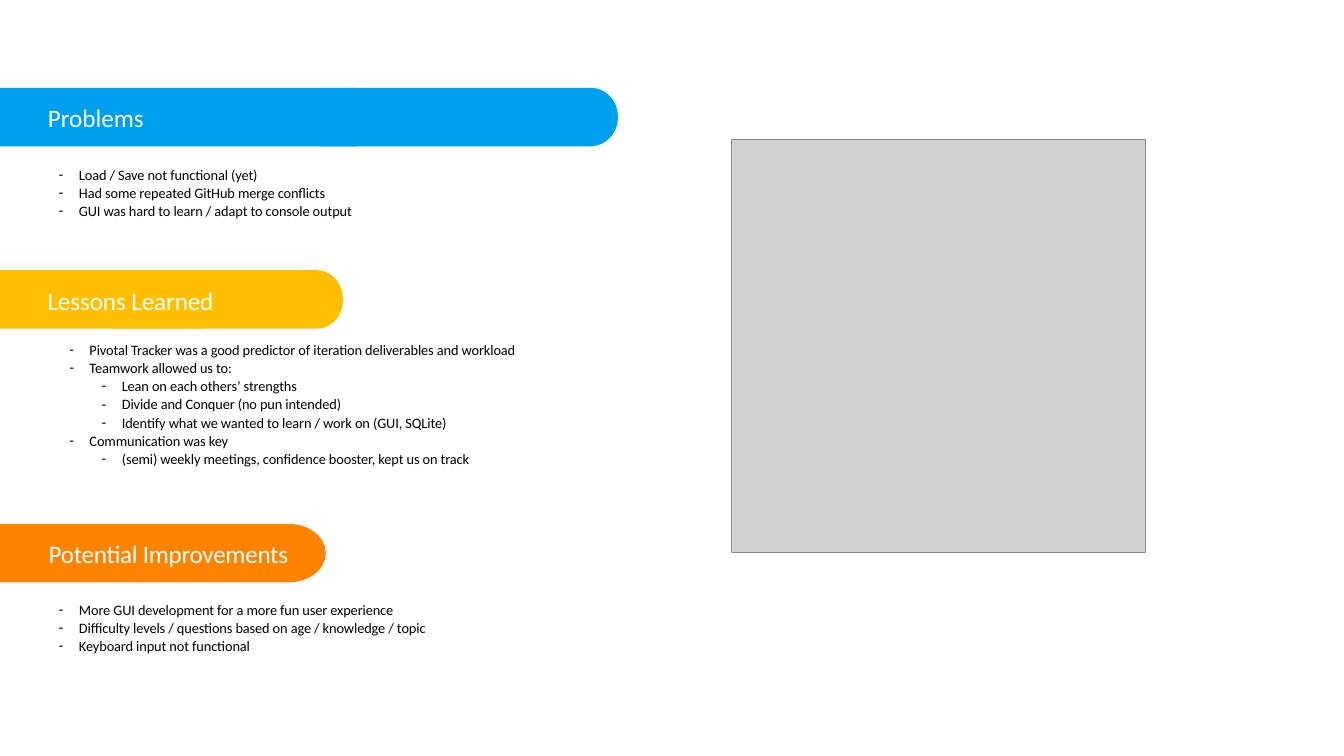
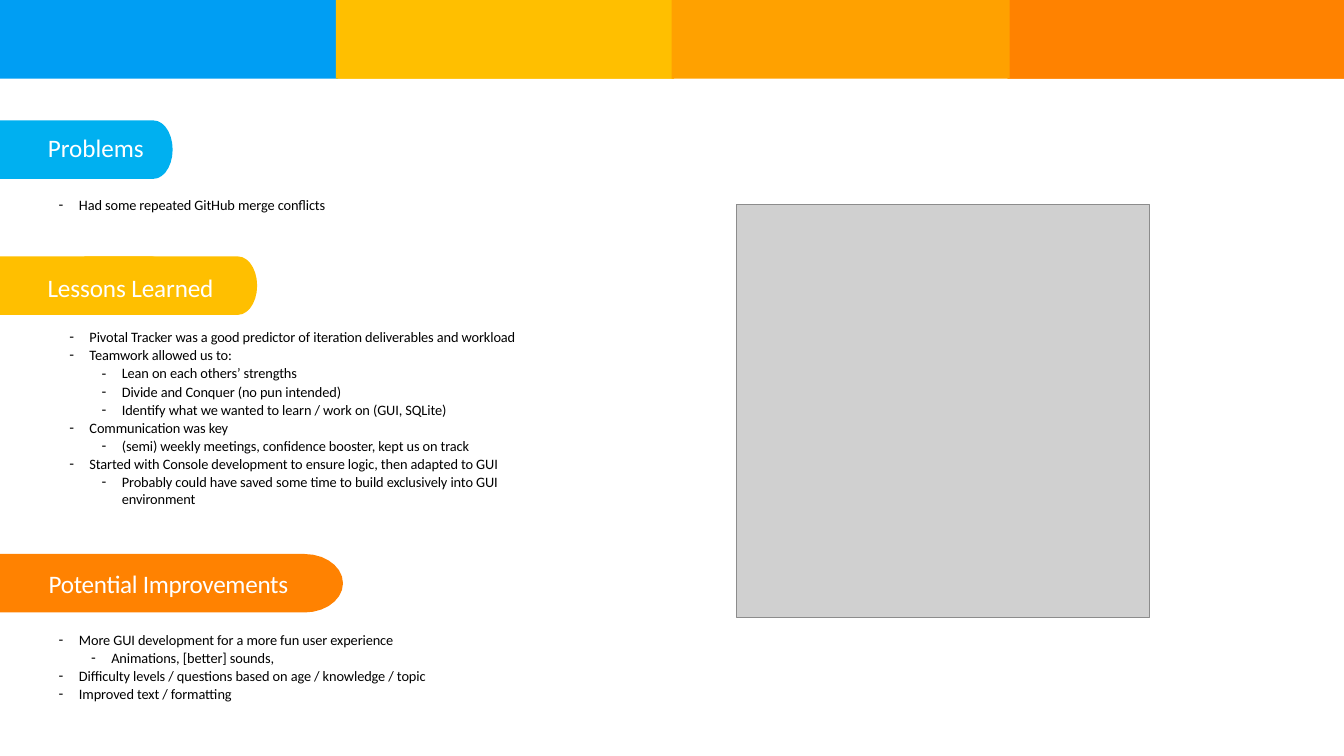
Before and after one commit to jstocks/trivia_maze, a slide deck: slide 7 of Trivia_Maze_Presentation.pptx. Drawn at 1344x756 pixels with LibreOffice and Linux fonts; fonts in the diff are those of the drawing; grey boxes stand for pictures. Boxes give left, top, right and bottom in pixels: in the first picture for what was removed or moved away, otherwise in the second. Text is boxed around its words. In the diff, an @@ line names an element or a change of style, - is before the commit and + after.

```diff
--- a/Trivia_Maze_Presentation.pptx
+++ b/Trivia_Maze_Presentation.pptx
@@ freeform shape: place and size @@
-freeform shape at <box>0,88,392,147</box>
+freeform shape at <box>0,0,338,79</box>
@@ freeform shape at <box>0,0,338,79</box>: fill #00A0F0 to #009EF3 @@
@@ freeform shape: place and size @@
-freeform shape at <box>320,88,618,147</box>
+freeform shape at <box>336,0,674,79</box>
@@ freeform shape at <box>336,0,674,79</box>: fill #00A0F0 to #FFBF00 @@
@@ freeform shape added at <box>336,0,674,79</box>, fill #FFBF00 @@
@@ freeform shape added at <box>672,0,1010,79</box>, fill #FFA100 @@
@@ freeform shape added at <box>1007,0,1344,79</box>, fill #FF8200 @@
@@ freeform shape added at <box>1008,0,1344,79</box>, fill #FF8200 @@
@@ freeform shape added at <box>0,120,173,179</box>, fill #00B0F0 @@
@@ text at <box>79,169,257,183</box>: paragraph removed @@
-– Load / Save not functional (yet)
@@ text "Had some repeated GitHub merge ...": place and size @@
-text "Had some repeated GitHub merge ..." at <box>79,169,352,219</box>
+text "Had some repeated GitHub merge ..." at <box>79,200,325,213</box>
@@ text at <box>79,206,352,219</box>: paragraph removed @@
-– GUI was hard to learn / adapt to console output
@@ picture: place and size @@
-picture at <box>732,139,1145,552</box>
+picture at <box>736,204,1149,617</box>
@@ freeform shape: place and size @@
-freeform shape at <box>0,270,228,329</box>
+freeform shape at <box>0,257,171,315</box>
@@ freeform shape: place and size @@
-freeform shape at <box>113,270,343,329</box>
+freeform shape at <box>85,257,257,315</box>
@@ text "Lessons Learned": place and size @@
-text "Lessons Learned" at <box>48,292,213,311</box>
+text "Lessons Learned" at <box>48,279,213,298</box>
@@ text "Pivotal Tracker was a good ...": place and size @@
-text "Pivotal Tracker was a good ..." at <box>89,345,516,467</box>
+text "Pivotal Tracker was a good ..." at <box>89,332,516,504</box>
@@ text at <box>89,459,498,504</box>: paragraphs added @@
+– Started with Console development to ensure logic, then adapted to GUI
+  – Probably could have saved some time to build exclusively into GUI environment
@@ freeform shape: place and size @@
-freeform shape at <box>0,524,326,582</box>
+freeform shape at <box>0,554,343,613</box>
@@ 3 texts: place and size @@
-3 texts at <box>48,109,426,654</box>
+3 texts at <box>48,139,426,702</box>
@@ text at <box>111,652,274,665</box>: paragraph added @@
+  – Animations, [better] sounds,
@@ text at <box>79,689,232,702</box>: text changed @@
-– Keyboard input not functional
+– Improved text / formatting
```
Also in this commit, not shown: 5 other slides changed, 2 other files.
